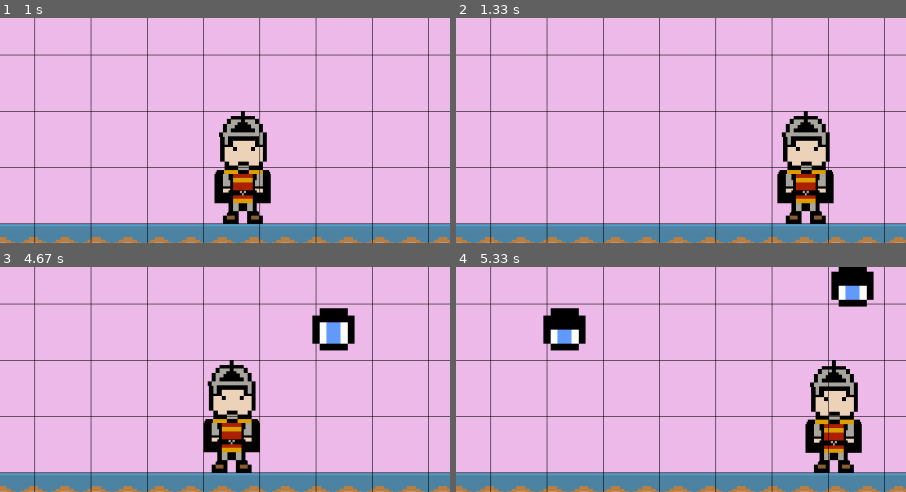
Above: before the commit, frames 1-4 (two rows, left to right).
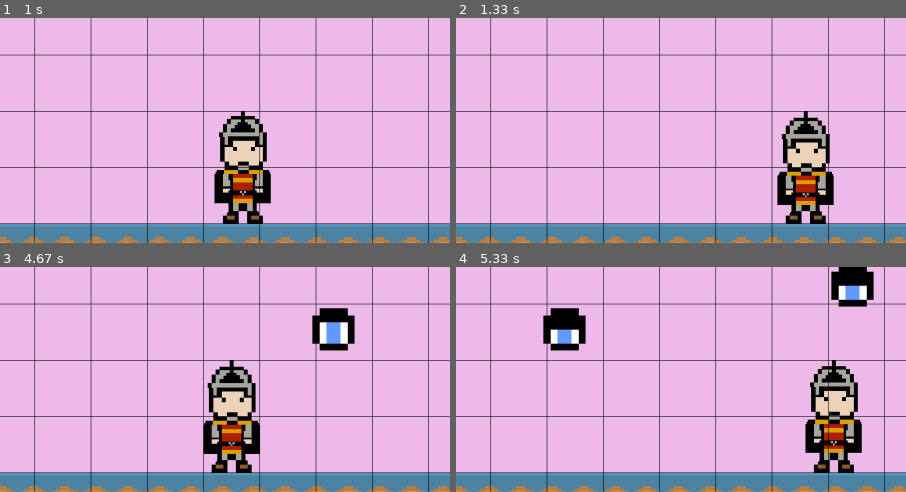
Above: after the commit, the same moments.

Repository: alo40/pygame_pininos
Game: pygame game, started from main_pininos.py
Two runs of this game, one before a commit and one after it. Both use one fixed random seed, a clock stepped at 60 frames per second and the inputs below.
Inputs:
- Up to frame 1 (1 s): hold Right 0.33-0.8 s; hold Right from 0.83 s (still down)
- Up to frame 2 (1.33 s): release Right at 1.3 s
- Up to frame 3 (4.67 s): hold Left 1.33-1.87 s; hold Down 1.9-2.2 s; hold Left 2.23-2.63 s; hold Right 2.67-3.3 s; hold Down 3.33-3.7 s; hold Left 3.73-4.2 s; hold Right from 4.23 s (still down)
- Up to frame 4 (5.33 s): release Right at 4.7 s; hold Right 4.73-5.2 s; hold Left from 5.23 s (still down)
The pictures show only the part of the screen within x 9-59%, y 29-79%; the shares and areas given below are measured in that part.

Frame 1 is identical in both runs. In frame 2, 1.4% of the frame differs, in the area x 71-84%, y 43-84%; in frame 3, 1.4%, in the area x 45-58%, y 43-84%; in frame 4, nothing differs.

Commit message:
added hero animation (standing 2 stages)

Diff:
--- a/main_pininos.py
+++ b/main_pininos.py
@@ -31,21 +31,23 @@
 sky_surf.fill('#EFBBEB')  # light purple
 
 # create hero surface/rectangle
-hero_frame1 = pg.image.load('graphics/soldier_simple_standing1.png').convert_alpha()  # standing
-hero_frame2 = pg.image.load('graphics/soldier_simple_standing2.png').convert_alpha()  # standing
-hero_frame3 = pg.image.load('graphics/soldier_simple_jumping2.png').convert_alpha()  # crounching
-hero_frame4 = pg.image.load('graphics/soldier_simple_jumping3.png').convert_alpha()  # crounching
-hero_frame5 = pg.image.load('graphics/soldier_simple_jumping4.png').convert_alpha()  # crounching
-hero_frame6 = pg.image.load('graphics/soldier_simple_jumping5.png').convert_alpha()  # crounching
-hero_frame7 = pg.image.load('graphics/soldier_simple_jumping6.png').convert_alpha()  # crounching
-hero_frame8 = pg.image.load('graphics/soldier_simple_jumping7.png').convert_alpha()  # crounching
-hero_frame9 = pg.image.load('graphics/soldier_simple_jumping8.png').convert_alpha()  # crounching
-hero_frame10 = pg.image.load('graphics/soldier_simple_jumping9.png').convert_alpha()  # crounching
-hero_frame11 = pg.image.load('graphics/soldier_simple_jumping10.png').convert_alpha()  # jumping
-hero_frames = [hero_frame1, hero_frame2,
-               hero_frame3, hero_frame4, hero_frame5, hero_frame6,
-               hero_frame7, hero_frame8, hero_frame9, hero_frame10,
-               hero_frame11]
+hero_frame0 = pg.image.load('graphics/soldier_simple_standing1.png').convert_alpha()  # standing
+hero_frame1 = pg.image.load('graphics/soldier_simple_standing2.png').convert_alpha()  # standing
+hero_frame2 = pg.image.load('graphics/soldier_simple_standing3.png').convert_alpha()  # standing
+hero_frame3 = pg.image.load('graphics/soldier_simple_standing2.png').convert_alpha()  # standing
+hero_frame4 = pg.image.load('graphics/soldier_simple_jumping2.png').convert_alpha()  # crounching
+hero_frame5 = pg.image.load('graphics/soldier_simple_jumping3.png').convert_alpha()  # crounching
+hero_frame6 = pg.image.load('graphics/soldier_simple_jumping4.png').convert_alpha()  # crounching
+hero_frame7 = pg.image.load('graphics/soldier_simple_jumping5.png').convert_alpha()  # crounching
+hero_frame8 = pg.image.load('graphics/soldier_simple_jumping6.png').convert_alpha()  # crounching
+hero_frame9 = pg.image.load('graphics/soldier_simple_jumping7.png').convert_alpha()  # crounching
+hero_frame10 = pg.image.load('graphics/soldier_simple_jumping8.png').convert_alpha()  # crounching
+hero_frame11 = pg.image.load('graphics/soldier_simple_jumping9.png').convert_alpha()  # crounching
+hero_frame12 = pg.image.load('graphics/soldier_simple_jumping10.png').convert_alpha()  # jumping
+hero_frames = [hero_frame0, hero_frame1, hero_frame2, hero_frame3,  # standing
+               hero_frame4, hero_frame5, hero_frame6, hero_frame7,  # crounching
+               hero_frame8, hero_frame9, hero_frame10, hero_frame11,  # crounching
+               hero_frame12]  # jumping
 hero_frame_index = 0
 hero_surf = hero_frames[hero_frame_index]
 hero_rect = hero_surf.get_rect(midbottom=(200, screen_height - ground_rect.height))
@@ -137,7 +139,7 @@
 
             # change hero_frame_index: from 0 to 1 or form 1 to 0
             hero_frame_index += 1
-            if hero_frame_index > 1:
+            if hero_frame_index > 3:
                 hero_frame_index = 0
 
             # update hero surface
@@ -273,21 +275,21 @@
 
             # crounching animation
             if jump_force < 10:
-                hero_frame_index = 2
+                hero_frame_index = 4
             elif jump_force < 20:
-                hero_frame_index = 3
+                hero_frame_index = 5
             elif jump_force < 30:
-                hero_frame_index = 4
+                hero_frame_index = 6
             elif jump_force < 40:
-                hero_frame_index = 5
+                hero_frame_index = 7
             elif jump_force < 50:
-                hero_frame_index = 6
+                hero_frame_index = 8
             elif jump_force < 60:
-                hero_frame_index = 7
+                hero_frame_index = 9
             elif jump_force < 70:
-                hero_frame_index = 8
+                hero_frame_index = 10
             elif jump_force < 80:
-                hero_frame_index = 9
+                hero_frame_index = 11
             hero_surf = hero_frames[hero_frame_index]
 
         elif not hero_action == action.JUMPING:
@@ -311,7 +313,7 @@
             jump_timer += 0.5
 
             # jumping animation
-            hero_frame_index = 10
+            hero_frame_index = 12
             hero_surf = hero_frames[hero_frame_index]
 
         ## HERO ATTACK #################################################################
